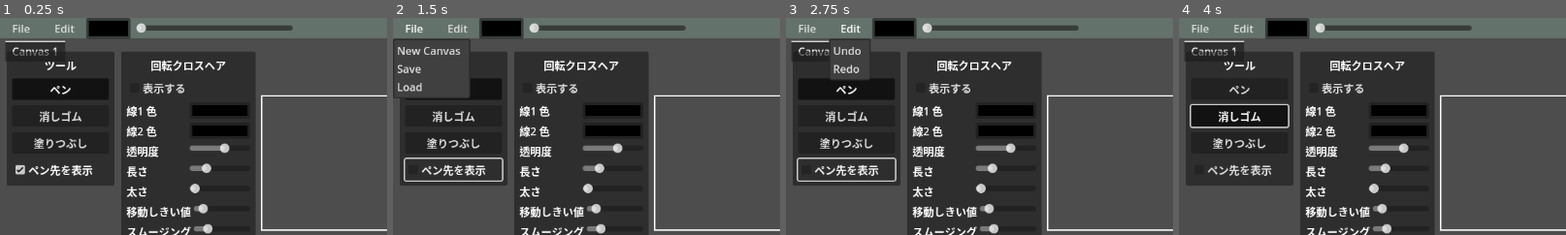
Above: before the commit, frames 1-4 (left to right).
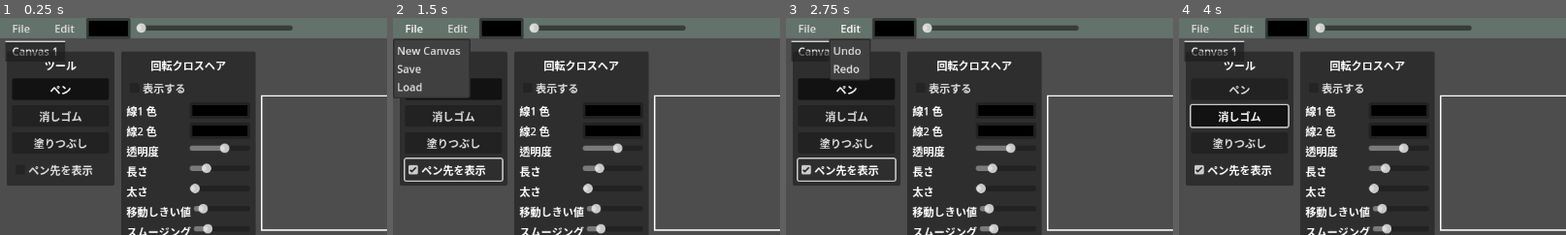
Above: after the commit, the same moments.

Repository: UnchiBurio/peintosoftGodot
Game: Godot game, scene res://Main.tscn
Two runs of this game, one before a commit and one after it. Both use one fixed random seed, a clock stepped at 60 frames per second and the inputs below.
Inputs:
- Up to frame 1 (0.25 s): no input
- Up to frame 2 (1.5 s): click "ペン先を表示" at 0.5 s; click "File" at 1.25 s
- Up to frame 3 (2.75 s): click "Edit" at 2 s
- Up to frame 4 (4 s): click "ペン" at 2.75 s; click "消しゴム" at 3.5 s
The pictures show only the part of the screen within x 0-50%, y 0-50%; the shares and areas given below are measured in that part.

The runs differ from the first frame. In frame 1, 0.3% of the frame differs, in the area x 4-24%, y 67-73%; in frame 2, 0.1%; in frame 3, 0.1%; in frame 4, 0.3%.

Commit message:
Remove tool tip visibility logic and related code
Removed unused tool tip visibility functionality and related variables.

Diff:
--- a/Main.gd
+++ b/Main.gd
@@ -11,7 +11,6 @@
 @onready var brush_button: Button = $ToolWindow/MarginContainer/VBoxContainer/BrushButton
 @onready var eraser_button: Button = $ToolWindow/MarginContainer/VBoxContainer/EraserButton
 @onready var fill_button: Button = $ToolWindow/MarginContainer/VBoxContainer/FillButton
-@onready var tip_visibility_checkbox: CheckBox = $ToolWindow/MarginContainer/VBoxContainer/TipVisibilityCheckBox
 @onready var crosshair_enabled_checkbox: CheckBox = $CrosshairWindow/MarginContainer/VBoxContainer/CrosshairEnabledCheckBox
 @onready var crosshair_primary_color_picker: ColorPickerButton = $CrosshairWindow/MarginContainer/VBoxContainer/CrosshairPrimaryColorRow/CrosshairPrimaryColorPicker
 @onready var crosshair_secondary_color_picker: ColorPickerButton = $CrosshairWindow/MarginContainer/VBoxContainer/CrosshairSecondaryColorRow/CrosshairSecondaryColorPicker
@@ -36,8 +35,6 @@
 enum Tool {BRUSH, ERASER, FILL}
 var current_tool = Tool.BRUSH
 var tool_button_group: ButtonGroup
-var show_tool_tip_indicator: bool = true
-var is_cursor_over_active_canvas: bool = false
 
 # ツールパラメータ
 static var stroke_color = Color.BLACK
@@ -106,8 +103,6 @@
 		layer_btn.pressed.connect(func(): layer_manager.show())
 
 	_setup_tool_buttons()
-	_setup_tip_visibility_checkbox()
-	_update_tool_cursor()
 
 
 func _on_navigator_draw():
@@ -252,11 +247,9 @@
 
 func _on_color_picker_color_changed(color):
 	stroke_color = color
-	_update_tool_cursor()
 
 func _on_h_slider_value_changed(value):
 	stroke_width = value
-	_update_tool_cursor()
 
 func _on_brush_button_pressed():
 	_set_tool(Tool.BRUSH)
@@ -270,7 +263,6 @@
 func _set_tool(tool: Tool):
 	current_tool = tool
 	_update_tool_buttons()
-	_update_tool_cursor()
 
 func _setup_tool_buttons():
 	if !brush_button or !eraser_button or !fill_button:
@@ -293,11 +285,6 @@
 	fill_button.button_group = tool_button_group
 	_update_tool_buttons()
 
-func _setup_tip_visibility_checkbox():
-	if !tip_visibility_checkbox:
-		return
-	tip_visibility_checkbox.button_pressed = show_tool_tip_indicator
-
 func _update_tool_buttons():
 	if !brush_button or !eraser_button or !fill_button:
 		return
@@ -305,57 +292,6 @@
 	brush_button.button_pressed = current_tool == Tool.BRUSH
 	eraser_button.button_pressed = current_tool == Tool.ERASER
 	fill_button.button_pressed = current_tool == Tool.FILL
-
-func _on_tip_visibility_toggled(pressed: bool) -> void:
-	show_tool_tip_indicator = pressed
-	if active_paint_canvas:
-		active_paint_canvas.queue_redraw()
-	_update_tool_cursor()
-
-func set_cursor_over_active_canvas(is_over: bool) -> void:
-	if is_cursor_over_active_canvas == is_over:
-		return
-	is_cursor_over_active_canvas = is_over
-	_update_tool_cursor()
-
-func _update_tool_cursor() -> void:
-	if !show_tool_tip_indicator or (current_tool != Tool.BRUSH and current_tool != Tool.ERASER):
-		Input.set_custom_mouse_cursor(null)
-		return
-	if not is_cursor_over_active_canvas:
-		Input.set_custom_mouse_cursor(null)
-		return
-	var cursor_texture = _build_tool_cursor_texture()
-	if cursor_texture:
-		var radius = max(stroke_width * 0.5, 1.0)
-		var hotspot = Vector2(radius + 2.0, radius + 2.0)
-		Input.set_custom_mouse_cursor(cursor_texture, Input.CURSOR_ARROW, hotspot)
-	else:
-		Input.set_custom_mouse_cursor(null)
-
-func _build_tool_cursor_texture() -> ImageTexture:
-	var radius = max(stroke_width * 0.5, 1.0)
-	var padding = 2.0
-	var size = int(ceil((radius + padding) * 2.0))
-	var image = Image.create(size, size, false, Image.FORMAT_RGBA8)
-	image.fill(Color(0, 0, 0, 0))
-	var center = Vector2(radius + padding, radius + padding)
-	var outline_color = Color(0, 0, 0, 0.7) if current_tool == Tool.ERASER else stroke_color
-	var fill_color = Color(1, 1, 1, 0.15) if current_tool == Tool.ERASER else stroke_color
-	fill_color.a = 0.2 if current_tool == Tool.BRUSH else fill_color.a
-	outline_color.a = 0.85 if current_tool == Tool.BRUSH else outline_color.a
-	var outline_thickness = max(1.0, radius * 0.15)
-	for y in range(size):
-		for x in range(size):
-			var pos = Vector2(x, y)
-			var dist = pos.distance_to(center)
-			if dist <= radius:
-				var color = fill_color
-				if dist >= radius - outline_thickness:
-					color = outline_color
-				image.set_pixel(x, y, color)
-	var texture = ImageTexture.create_from_image(image)
-	return texture
 
 func _on_canvas_updated():
 	if show_navigator:
